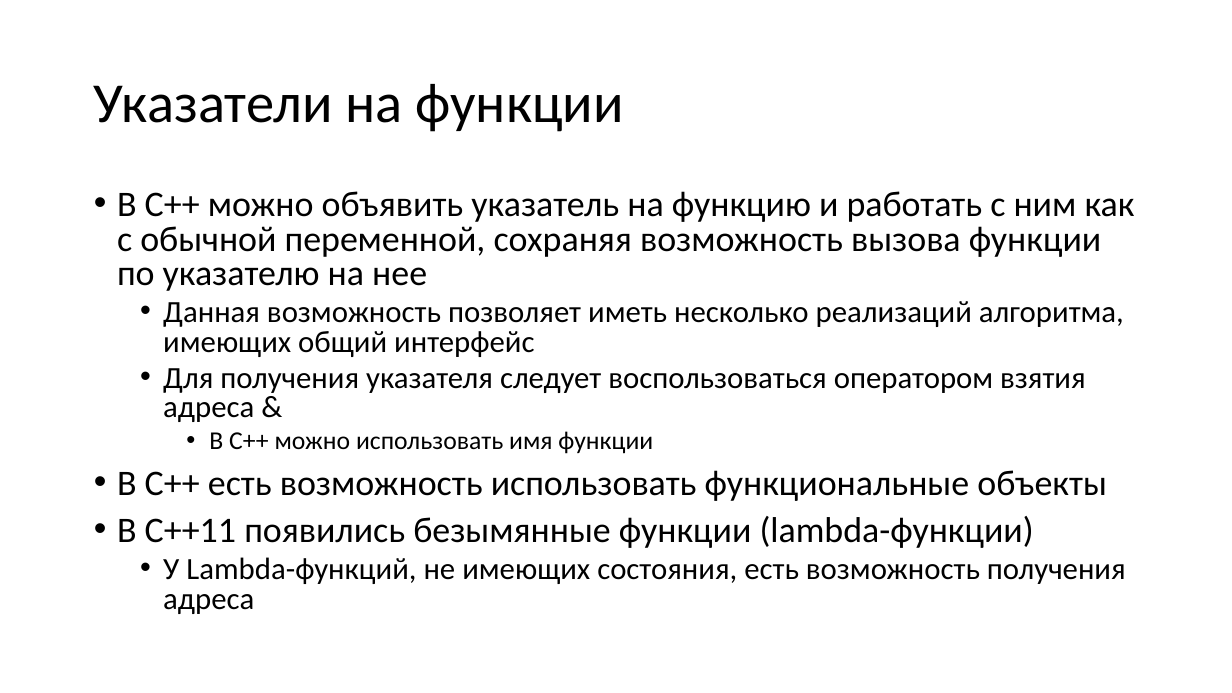
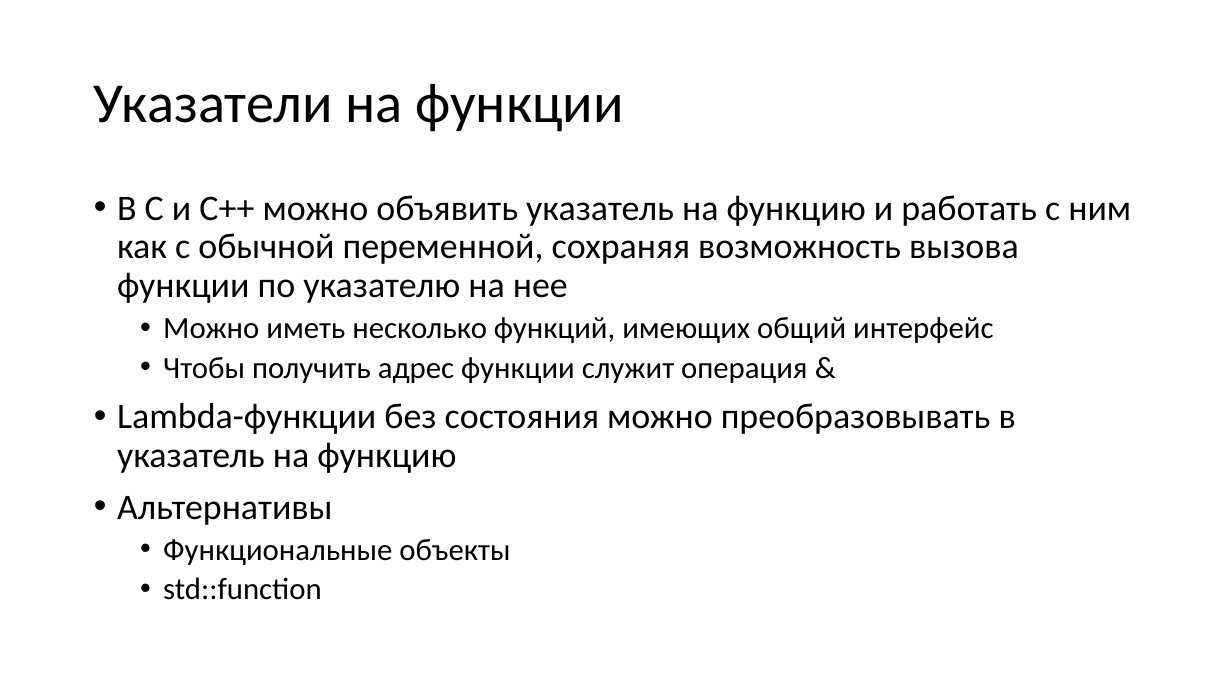
Before and after one commit to alexey-malov/oop, a slide deck: slide 42 of lectures/05/Указатели и динамическая память.pptx. Drawn at 1232x693 pixels with LibreOffice and Linux fonts; fonts in the diff are those of the drawing. Boxes give left, top, right and bottom in pixels: in the first picture for what was removed or moved away, otherwise in the second. Text is boxed around its words. In the diff, an @@ line names an element or a change of style, - is before the commit and + after.

Commit message:
Обновил лекцию по указателям

```diff
--- a/lectures/05/Указатели и динамическая память.pptx
+++ b/lectures/05/Указатели и динамическая память.pptx
@@ text at (117, 195, 1131, 600): text changed @@
-• В С++ можно объявить указатель на функцию и работать с ним как с обычной переменной, сохраняя возможность вызова функции по указателю на нее
-  • Данная возможность позволяет иметь несколько реализаций алгоритма, имеющих общий интерфейс
-  • Для получения указателя следует воспользоваться оператором взятия адреса &
-    • В C++ можно использовать имя функции
-• В C++ есть возможность использовать функциональные объекты
-• В C++11 появились безымянные функции (lambda-функции)
-  • У Lambda-функций, не имеющих состояния, есть возможность получения адреса
+• В C и С++ можно объявить указатель на функцию и работать с ним как с обычной переменной, сохраняя возможность вызова функции по указателю на нее
+  • Можно иметь несколько функций, имеющих общий интерфейс
+  • Чтобы получить адрес функции служит операция &
+• Lambda-функции без состояния можно преобразовывать в указатель на функцию
+• Альтернативы
+  • Функциональные объекты
+  • std::function
```
Also in this commit, not shown: 5 other slides changed.
